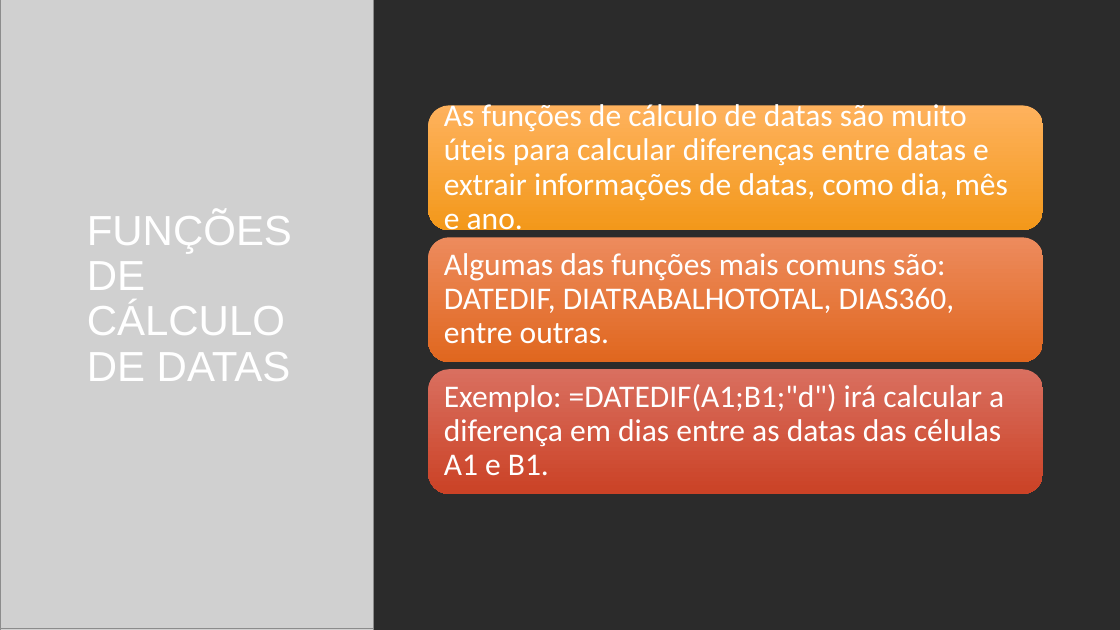
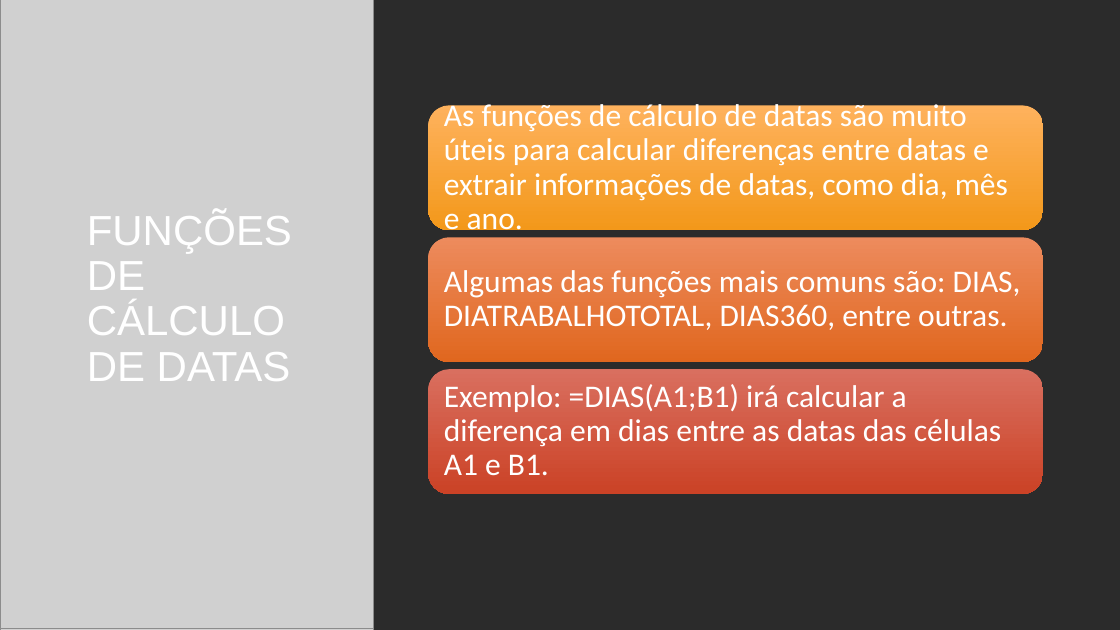
Before and after one commit to VitorKaviski/Curso_Kaviski_Excel_Basico_ao_Avancado, a slide deck: slide 28 of Curso Excel/Intermediário/Aula 1/Aula 1 - Excel/Curso Excel - Intermediário.pptx. Drawn at 1120x630 pixels with LibreOffice and Linux fonts; fonts in the diff are those of the drawing; grey boxes stand for pictures; background and template pictures are left out; a plain dark background stands for a picture behind light text. Boxes give left, top, right and bottom in pixels: in the first picture for what was removed or moved away, otherwise in the second. Text is boxed around its words. In the diff, an @@ line names an element or a change of style, - is before the commit and + after.

```diff
--- a/Curso Excel/Intermediário/Aula 1/Aula 1 - Excel/Curso Excel - Intermediário.pptx
+++ b/Curso Excel/Intermediário/Aula 1/Aula 1 - Excel/Curso Excel - Intermediário.pptx
@@ text at [444, 270, 1021, 330]: text changed @@
-Algumas das funções mais comuns são: DATEDIF, DIATRABALHOTOTAL, DIAS360, entre outras.
+Algumas das funções mais comuns são: DIAS, DIATRABALHOTOTAL, DIAS360, entre outras.
@@ text at [444, 384, 1001, 475]: text changed @@
-Exemplo: =DATEDIF(A1;B1;"d") irá calcular a diferença em dias entre as datas das células A1 e B1.
+Exemplo: =DIAS(A1;B1) irá calcular a diferença em dias entre as datas das células A1 e B1.
```
